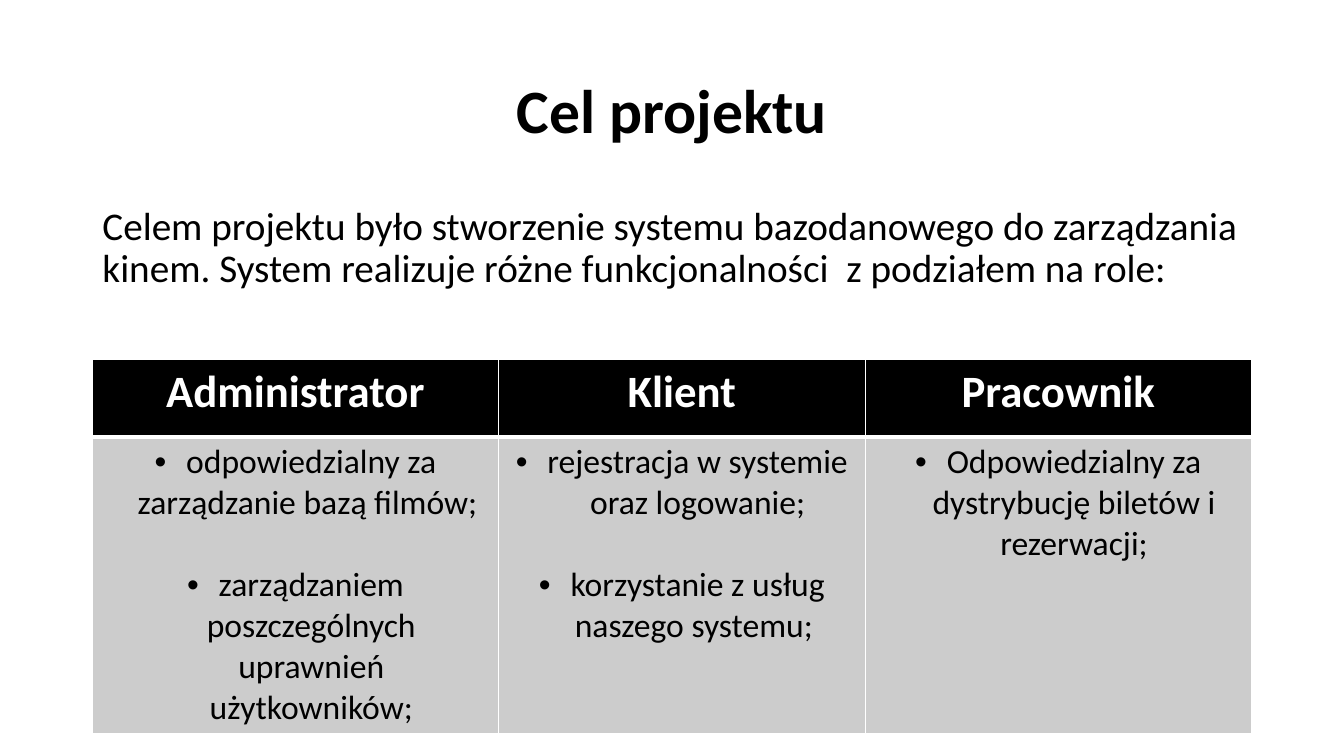
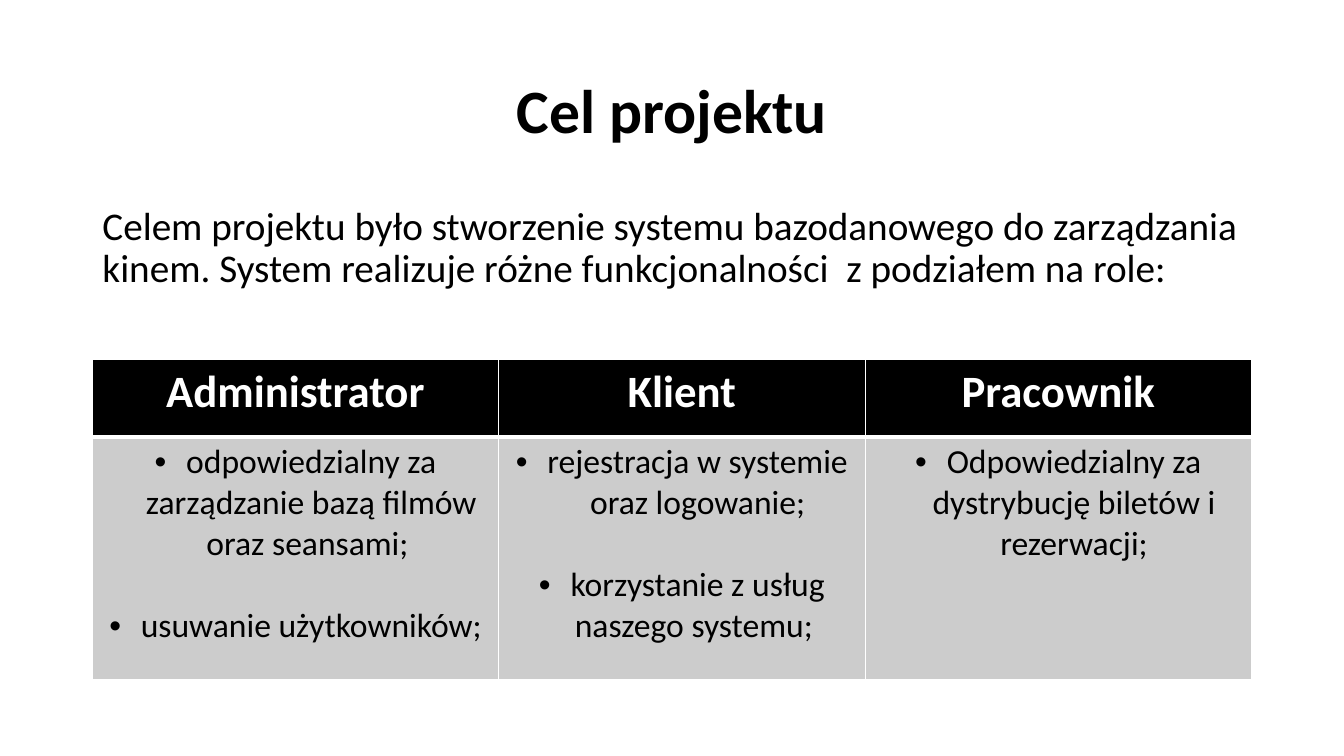
Before and after one commit to karoljaskolka/CinemaDesktopApp, a slide deck: slide 2 of Documentation/Cinema.pptx. Drawn at 1344x756 pixels with LibreOffice and Linux fonts; fonts in the diff are those of the drawing; background and template pictures are left out. Boxes give left, top, right and bottom in pixels: in the first picture for what was removed or moved away, otherwise in the second. Text is boxed around its words. In the diff, an @@ line names an element or a change of style, - is before the commit and + after.

```diff
--- a/Documentation/Cinema.pptx
+++ b/Documentation/Cinema.pptx
@@ table at box(93, 359, 1252, 680) @@
-row 2, column 1: odpowiedzialny za zarządzanie bazą filmów; / zarządzaniem poszczególnych uprawnień użytkowników;
+row 2, column 1: odpowiedzialny za zarządzanie bazą filmów oraz seansami; / usuwanie użytkowników;
```
Also in this commit, not shown: 4 other slides changed, 3 slides added, 2 slides removed, 3 other files.
